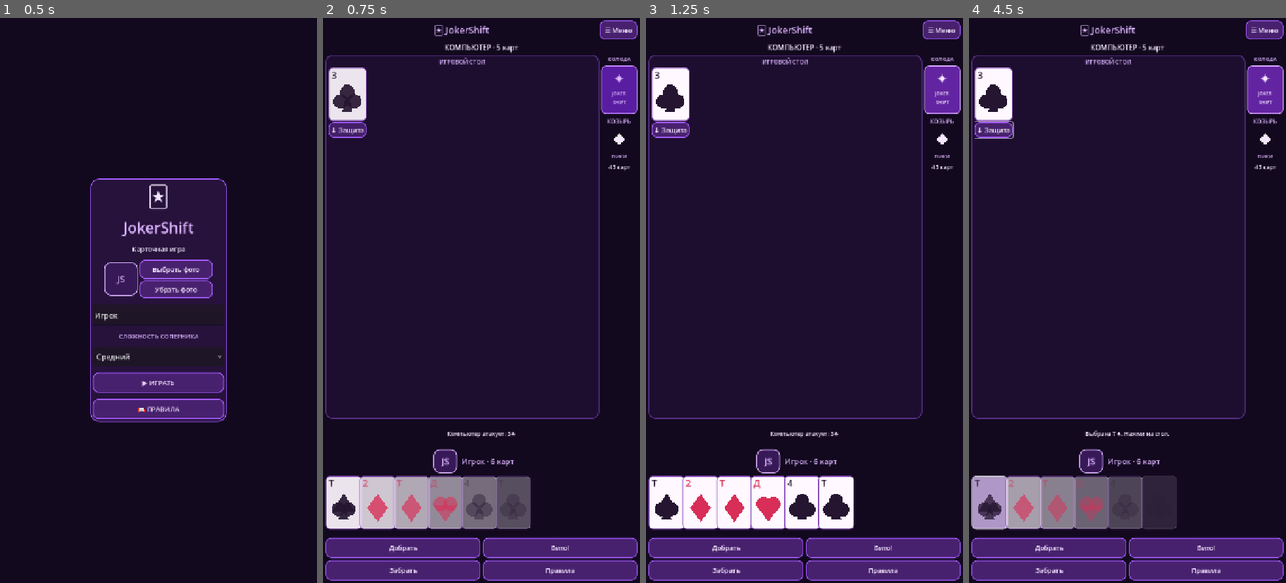
Above: before the commit, frames 1-4 (left to right).
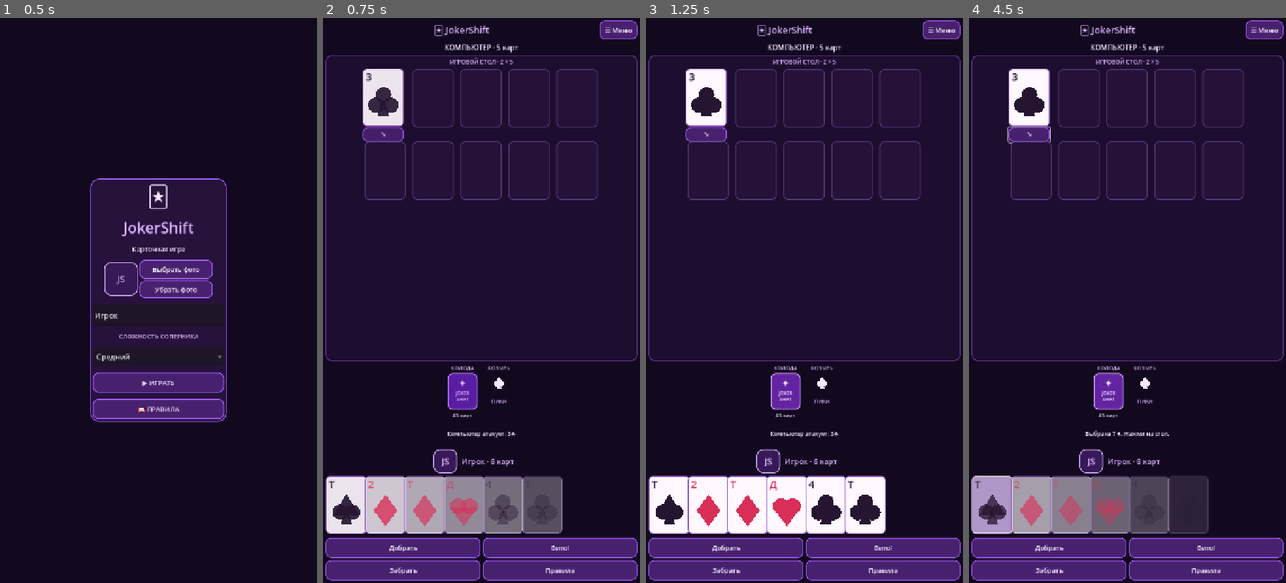
Above: after the commit, the same moments.

Repository: fF0GGY824/fF0GGY123
Game: Godot game, scene res://control.tscn
Two runs of this game, one before a commit and one after it. Both use one fixed random seed, a clock stepped at 60 frames per second and the inputs below.
Inputs (mouse positions are in pixels of both pictures, inside the frame that each line leads up to):
- Up to frame 1 (0.5 s): no input
- Up to frame 2 (0.75 s): click "▶ ИГРАТЬ" at 0.5 s
- Up to frame 3 (1.25 s): no input
- Up to frame 4 (4.5 s): click (994, 91) at 1.27 s; click (1029, 97) at 2.02 s; click (994, 131) at 2.75 s, where only the run before the commit has a clickable "↓ Защита"; click (1029, 136) at 3.5 s, where only the run after the commit has a clickable "↘"; click (991, 503) at 4.27 s

Frame 1 is identical in both runs. In frame 2, 12% of the frame differs, in the area x 0-100%, y 6-92%; in frame 3, 9.9%; in frame 4, 11%.

Commit message:
Make JokerShift responsive in portrait and landscape with a five-column two-row table

Diff:
--- a/JokerShift-Android-ready/control.gd
+++ b/JokerShift-Android-ready/control.gd
@@ -68,6 +68,12 @@
 var hand_row: HBoxContainer
 var deck_panel: PanelContainer
 var field_panel: GameField
+var battle_layout: GridContainer
+var deck_info: HBoxContainer
+var battle_scroll: ScrollContainer
+var landscape_mode: bool = false
+var slot_width: float = 78.0
+var slot_height: float = 132.0
 
 var card_width: float = 74.0
 var card_height: float = 110.0
@@ -842,117 +848,105 @@
 	bot_label = make_label("", 16)
 	root.add_child(bot_label)
 
-	# Центральная часть: стол и колода.
-	var middle: HBoxContainer = HBoxContainer.new()
-
-	middle.size_flags_vertical = Control.SIZE_EXPAND_FILL
-	middle.add_theme_constant_override("separation", 5)
-
-	root.add_child(middle)
+	# Five slots in each of two rows. Portrait stacks the compact
+	# trump/deck information underneath the table; landscape uses a rail.
+	battle_layout = GridContainer.new()
+	battle_layout.name = "BattleLayout"
+	battle_layout.columns = 2
+	battle_layout.size_flags_horizontal = Control.SIZE_EXPAND_FILL
+	battle_layout.size_flags_vertical = Control.SIZE_EXPAND_FILL
+	battle_layout.add_theme_constant_override("h_separation", 8)
+	battle_layout.add_theme_constant_override("v_separation", 6)
+	root.add_child(battle_layout)
 
 	field_panel = GameField.new()
+	field_panel.name = "BattleField"
 	field_panel.game = self
-
+	field_panel.custom_minimum_size = Vector2(280, 225)
 	field_panel.size_flags_horizontal = Control.SIZE_EXPAND_FILL
 	field_panel.size_flags_vertical = Control.SIZE_EXPAND_FILL
-
 	field_panel.add_theme_stylebox_override(
-		"panel",
-		make_style(
-			Color("#1D0E30"),
-			Color("#68379B"),
-			14
-		)
-	)
-
-	middle.add_child(field_panel)
+		"panel", make_style(Color("#1D0E30"), Color("#68379B"), 14)
+	)
+	battle_layout.add_child(field_panel)
 
 	var field_column: VBoxContainer = VBoxContainer.new()
-
+	field_column.size_flags_horizontal = Control.SIZE_EXPAND_FILL
+	field_column.size_flags_vertical = Control.SIZE_EXPAND_FILL
 	field_column.mouse_filter = Control.MOUSE_FILTER_PASS
+	field_column.add_theme_constant_override("separation", 6)
 	field_panel.add_child(field_column)
 
-	var field_title: Label = make_label(
-		"ИГРОВОЙ СТОЛ",
-		13,
-		GOLD
-	)
-
+	var field_title: Label = make_label("ИГРОВОЙ СТОЛ · 2 × 5", 13, GOLD)
 	field_title.mouse_filter = Control.MOUSE_FILTER_IGNORE
 	field_column.add_child(field_title)
 
-	var table_scroll: ScrollContainer = ScrollContainer.new()
-
-	table_scroll.size_flags_vertical = Control.SIZE_EXPAND_FILL
-	table_scroll.mouse_filter = Control.MOUSE_FILTER_PASS
-
-	field_column.add_child(table_scroll)
+	battle_scroll = ScrollContainer.new()
+	battle_scroll.name = "TableScroll"
+	battle_scroll.size_flags_horizontal = Control.SIZE_EXPAND_FILL
+	battle_scroll.size_flags_vertical = Control.SIZE_EXPAND_FILL
+	battle_scroll.horizontal_scroll_mode = ScrollContainer.SCROLL_MODE_AUTO
+	battle_scroll.vertical_scroll_mode = ScrollContainer.SCROLL_MODE_DISABLED
+	battle_scroll.mouse_filter = Control.MOUSE_FILTER_PASS
+	field_column.add_child(battle_scroll)
+
+	var grid_center: CenterContainer = CenterContainer.new()
+	grid_center.size_flags_horizontal = Control.SIZE_EXPAND_FILL
+	grid_center.mouse_filter = Control.MOUSE_FILTER_PASS
+	battle_scroll.add_child(grid_center)
 
 	table_grid = GridContainer.new()
-	table_grid.columns = 2
+	table_grid.name = "TableSlots"
+	table_grid.columns = 5
+	table_grid.size_flags_horizontal = Control.SIZE_SHRINK_CENTER
 	table_grid.mouse_filter = Control.MOUSE_FILTER_PASS
-
-	table_grid.add_theme_constant_override(
-		"h_separation",
-		5
-	)
-
-	table_grid.add_theme_constant_override(
-		"v_separation",
-		6
-	)
-
-	table_scroll.add_child(table_grid)
-
-	# Колода справа.
-	var deck_column: VBoxContainer = VBoxContainer.new()
-
-	deck_column.custom_minimum_size = Vector2(82, 0)
-	deck_column.add_theme_constant_override(
-		"separation",
-		7
-	)
-
-	middle.add_child(deck_column)
-
-	deck_column.add_child(
-		make_label("КОЛОДА", 12, GOLD)
-	)
+	table_grid.add_theme_constant_override("h_separation", 6)
+	table_grid.add_theme_constant_override("v_separation", 7)
+	grid_center.add_child(table_grid)
+
+	# Compact info rail: can sit at the right or below the table.
+	deck_info = HBoxContainer.new()
+	deck_info.name = "DeckInfo"
+	deck_info.size_flags_horizontal = Control.SIZE_SHRINK_CENTER
+	deck_info.size_flags_vertical = Control.SIZE_SHRINK_CENTER
+	deck_info.add_theme_constant_override("separation", 12)
+	battle_layout.add_child(deck_info)
+
+	var deck_section: VBoxContainer = VBoxContainer.new()
+	deck_section.add_theme_constant_override("separation", 4)
+	deck_info.add_child(deck_section)
+	deck_section.add_child(make_label("КОЛОДА", 12, GOLD))
 
 	deck_panel = PanelContainer.new()
-	deck_panel.custom_minimum_size = Vector2(78, 110)
-
+	deck_panel.custom_minimum_size = Vector2(68, 82)
 	deck_panel.add_theme_stylebox_override(
-		"panel",
-		make_style(
-			Color("#6324A1"),
-			Color("#D9A5FF"),
-			10
-		)
-	)
-
-	deck_column.add_child(deck_panel)
+		"panel", make_style(Color("#6324A1"), Color("#D9A5FF"), 10)
+	)
+	deck_section.add_child(deck_panel)
 
 	var deck_art: VBoxContainer = VBoxContainer.new()
+	deck_art.add_theme_constant_override("separation", 0)
 	deck_panel.add_child(deck_art)
-
-	deck_art.add_child(make_label("✦", 32))
-	deck_art.add_child(make_label("JOKER", 11))
-	deck_art.add_child(make_label("SHIFT", 11))
-
-	# A permanent trump display, separate from the deck card.
-	# The graphic never relies on unavailable playing-card font glyphs.
-	deck_column.add_child(make_label("КОЗЫРЬ", 13, GOLD))
+	deck_art.add_child(make_label("✦", 23))
+	deck_art.add_child(make_label("JOKER", 10))
+	deck_art.add_child(make_label("SHIFT", 10))
+
+	deck_label = make_label("", 12)
+	deck_section.add_child(deck_label)
+
+	var trump_section: VBoxContainer = VBoxContainer.new()
+	trump_section.add_theme_constant_override("separation", 4)
+	deck_info.add_child(trump_section)
+	trump_section.add_child(make_label("КОЗЫРЬ", 12, GOLD))
+
 	trump_icon_row = HBoxContainer.new()
 	trump_icon_row.alignment = BoxContainer.ALIGNMENT_CENTER
-	trump_icon_row.custom_minimum_size = Vector2(82, 48)
-	deck_column.add_child(trump_icon_row)
+	trump_icon_row.custom_minimum_size = Vector2(74, 44)
+	trump_section.add_child(trump_icon_row)
 
 	trump_label = make_label("", 12, GOLD)
-	deck_column.add_child(trump_label)
-
-	deck_label = make_label("", 13)
-	deck_column.add_child(deck_label)
+	trump_label.custom_minimum_size = Vector2(74, 29)
+	trump_section.add_child(trump_label)
 
 	# Сообщение.
 	status_label = make_label("", 13)
@@ -1103,23 +1097,46 @@
 # ==========================================
 
 func adapt_layout() -> void:
-	var width: float = get_viewport_rect().size.x
-	# Card sizes change when the viewport changes; invalidate caches.
+	var viewport_size: Vector2 = get_viewport_rect().size
+	if viewport_size.x <= 0.0 or viewport_size.y <= 0.0:
+		return
+
+	# Portrait: wide table + deck beneath it.
+	# Landscape: wide table + compact deck to its right.
+	var portrait: bool = viewport_size.y >= viewport_size.x
+	landscape_mode = not portrait
+
+	if battle_layout != null:
+		battle_layout.columns = 1 if portrait else 2
+	if deck_info != null:
+		deck_info.size_flags_horizontal = (
+			Control.SIZE_SHRINK_CENTER if portrait
+			else Control.SIZE_SHRINK_END
+		)
+
+	var reserved: float = 28.0 if portrait else 214.0
+	var table_space: float = maxf(270.0, viewport_size.x - reserved)
+	# Exactly 5 visible places per row. Defense overlaps attack
+	# inside the same slot instead of producing a third/fourth row.
+	card_width = clampf((table_space - 48.0) / 5.0 - 9.0, 42.0, 94.0)
+	card_height = card_width * 1.40
+	slot_width = card_width + 9.0
+	slot_height = card_height + 26.0
+
+	if field_panel != null:
+		field_panel.custom_minimum_size = Vector2(
+			slot_width * 5.0 + 4.0 * 6.0 + 16.0,
+			slot_height * 2.0 + 7.0 + 48.0
+		)
+
+	if table_grid != null:
+		table_grid.columns = 5
+
 	last_table_visual_key = ""
 	last_hand_visual_key = ""
 
-	card_width = clampf(width * 0.19, 54.0, 82.0)
-	card_height = card_width * 1.48
-
-	if table_grid != null:
-		if width < 550.0:
-			table_grid.columns = 2
-		else:
-			table_grid.columns = 3
-
 	if game_screen != null and game_screen.visible:
 		update_ui()
-
 
 # ==========================================
 # НОВАЯ ИГРА
@@ -2646,77 +2663,75 @@
 	deck_panel.visible = not deck.is_empty()
 	status_label.text = status_text
 
-	var table_key: String = JSON.stringify(table_cards)
+	var table_key: String = JSON.stringify(table_cards) + "|" + str(snapped(card_width, 0.1))
 	if table_key != last_table_visual_key:
 		last_table_visual_key = table_key
 		clear_children(table_grid)
 
-		# Пустой стол.
-		if table_cards.is_empty():
-			var empty_button: Button = make_button(
-				"НАЖМИ СЮДА\nДЛЯ ХОДА",
-				field_pressed
-			)
-
-			empty_button.custom_minimum_size = Vector2(
-				135,
-				90
-			)
-
-			table_grid.add_child(empty_button)
-
-		# Карты на столе.
-		for i in range(table_cards.size()):
-			var pair: Dictionary = table_cards[i]
-
-			var column: VBoxContainer = VBoxContainer.new()
-
-			column.add_theme_constant_override(
-				"separation",
-				3
-			)
-
-			var attack_card: GameCard = make_card_view(
-				pair["attack"],
-				"attack",
-				-1,
-				i
-			)
-
-			column.add_child(attack_card)
-
-			if pair["defense"].is_empty():
-				var defense_target: Button = make_button(
-					"↓ Защита",
-					table_card_pressed.bind(
-						"attack",
-						i
+		for i in range(10):
+			# Each place holds an attack and its covering defense.
+			# Ten places remain visible even with fewer cards.
+			var slot: Control = Control.new()
+			slot.name = "Slot_%d" % i
+			slot.custom_minimum_size = Vector2(slot_width, slot_height)
+			slot.mouse_filter = Control.MOUSE_FILTER_PASS
+			table_grid.add_child(slot)
+
+			if i >= table_cards.size():
+				var empty_place: PanelContainer = PanelContainer.new()
+				empty_place.custom_minimum_size = Vector2(
+					card_width, card_height
+				)
+				empty_place.add_theme_stylebox_override(
+					"panel",
+					make_style(
+						Color("#241238"),
+						Color("#58377A"),
+						9
 					)
 				)
-
-				defense_target.custom_minimum_size = Vector2(
-					card_width,
-					35
+				slot.add_child(empty_place)
+				empty_place.position = Vector2(4, 2)
+
+				if i == 0 and attacker == 0:
+					# First empty place starts the attack on mouse/touch.
+					var first_button: Button = make_button(
+						"ХОД", field_pressed
+					)
+					first_button.custom_minimum_size = Vector2(
+						card_width, 32
+					)
+					slot.add_child(first_button)
+					first_button.position = Vector2(4, card_height * 0.5)
+				continue
+
+			var pair: Dictionary = table_cards[i]
+			var attack_card: GameCard = make_card_view(
+				pair["attack"], "attack", -1, i
+			)
+			slot.add_child(attack_card)
+			attack_card.position = Vector2(0, 0)
+
+			if pair["defense"].is_empty():
+				var defend_button: Button = make_button(
+					"↘", table_card_pressed.bind("attack", i)
 				)
-
-				column.add_child(defense_target)
-
+				defend_button.custom_minimum_size = Vector2(
+					card_width, 26
+				)
+				slot.add_child(defend_button)
+				defend_button.position = Vector2(
+					0, card_height + 1
+				)
 			else:
 				var defense_card: GameCard = make_card_view(
-					pair["defense"],
-					"defense",
-					-1,
-					i
+					pair["defense"], "defense", -1, i
 				)
-
-				column.add_child(defense_card)
-
-			table_grid.add_child(column)
-
-			animate_in(
-				column,
-				minf(float(i) * 0.035, 0.15)
-			)
+				slot.add_child(defense_card)
+				# A small diagonal shift makes both cards visible.
+				defense_card.position = Vector2(9, 20)
+
+			animate_in(slot, minf(float(i) * 0.02, 0.16))
 
 	# Карты игрока.
 	var hand_key: String = JSON.stringify(player_hand) + "|" + str(selected_index)
